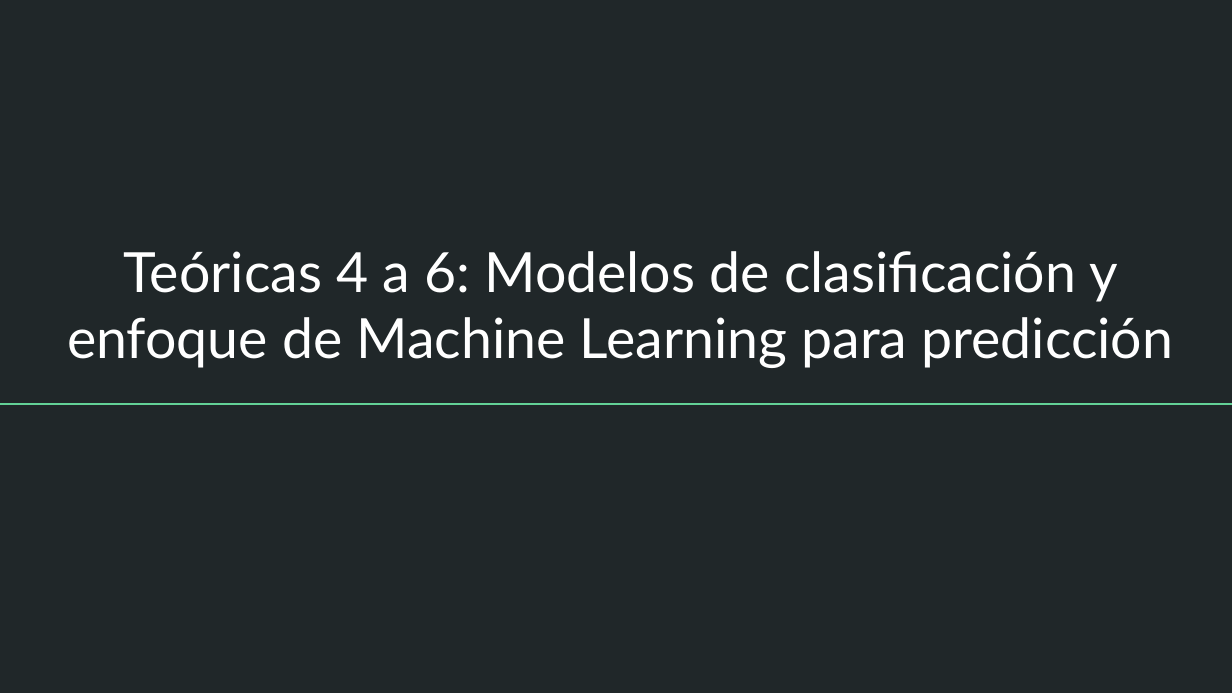
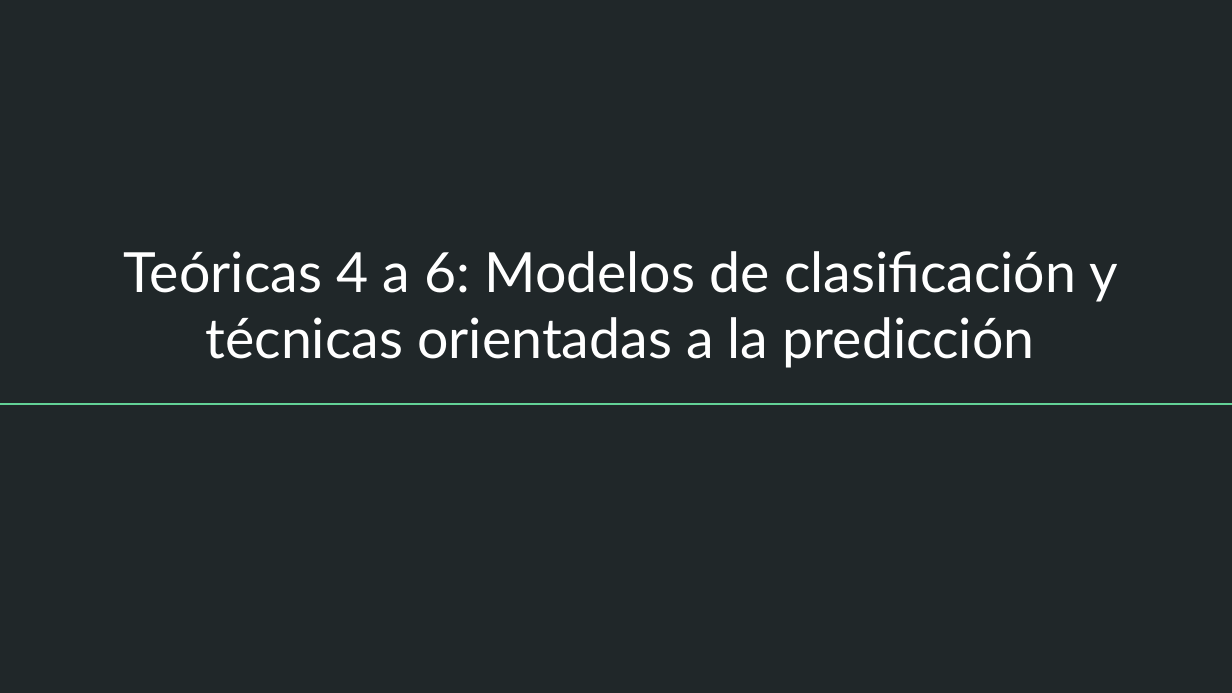
Before and after one commit to DCSCyHD/2023_modulo_3, a slide deck: slide 2 of clase4/teoricas_4a6.pptx. Drawn at 1232x693 pixels with LibreOffice and Linux fonts; fonts in the diff are those of the drawing. Boxes give left, top, right and bottom in pixels: in the first picture for what was removed or moved away, otherwise in the second. Text is boxed around its words. In the diff, an @@ line names an element or a change of style, - is before the commit and + after.

```diff
--- a/clase4/teoricas_4a6.pptx
+++ b/clase4/teoricas_4a6.pptx
@@ title at box(124, 251, 1118, 368): text changed @@
-Teóricas 4 a 6: Modelos de clasificación y enfoque de Machine Learning para predicción
+Teóricas 4 a 6: Modelos de clasificación y técnicas orientadas a la predicción
```
Also in this commit, not shown: 8 other slides changed, 5 other files.
